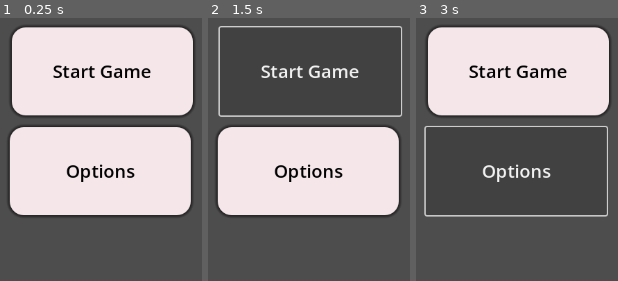
Above: before the commit, frames 1-3 (left to right).
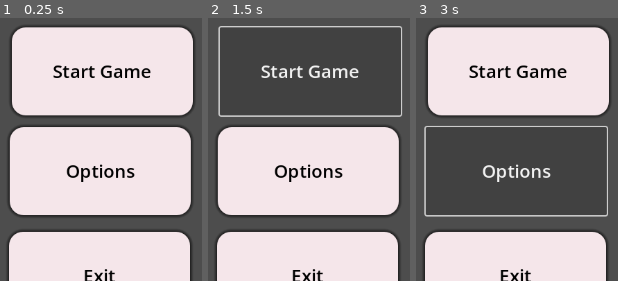
Above: after the commit, the same moments.

Repository: Gitdrasil/Gitdrasil
Game: Godot game, scene res://main_menu.tscn
Same seed, same stepped clock (60 frames per second), same inputs: the game is played once before the commit and once after it.
Inputs:
- Up to frame 1 (0.25 s): no input
- Up to frame 2 (1.5 s): click "Start Game" at 0.5 s; click "Start Game" at 1.25 s
- Up to frame 3 (3 s): click "Start Game" at 2 s; click "Options" at 2.75 s

The runs differ from the first frame. In frame 1, 17% of the frame differs, in the area x 3-96%, y 80-100%; in frame 2, 17%; in frame 3, 17%.

Commit message:
Update main_menu.tscn

Diff:
--- a/prat/new-game-project/main_menu.tscn
+++ b/prat/new-game-project/main_menu.tscn
@@ -55,3 +55,21 @@
 theme_override_font_sizes/font_size = 26
 theme_override_styles/normal = SubResource("StyleBoxFlat_a00og")
 text = "Options"
+
+[node name="Button3" type="Button" parent="."]
+layout_mode = 1
+anchors_preset = 8
+anchor_left = 0.5
+anchor_top = 0.5
+anchor_right = 0.5
+anchor_bottom = 0.5
+offset_left = -134.0
+offset_top = 232.0
+offset_right = 127.0
+offset_bottom = 359.0
+grow_horizontal = 2
+grow_vertical = 2
+theme_override_colors/font_color = Color(0, 0, 0, 1)
+theme_override_font_sizes/font_size = 26
+theme_override_styles/normal = SubResource("StyleBoxFlat_a00og")
+text = "Exit"
